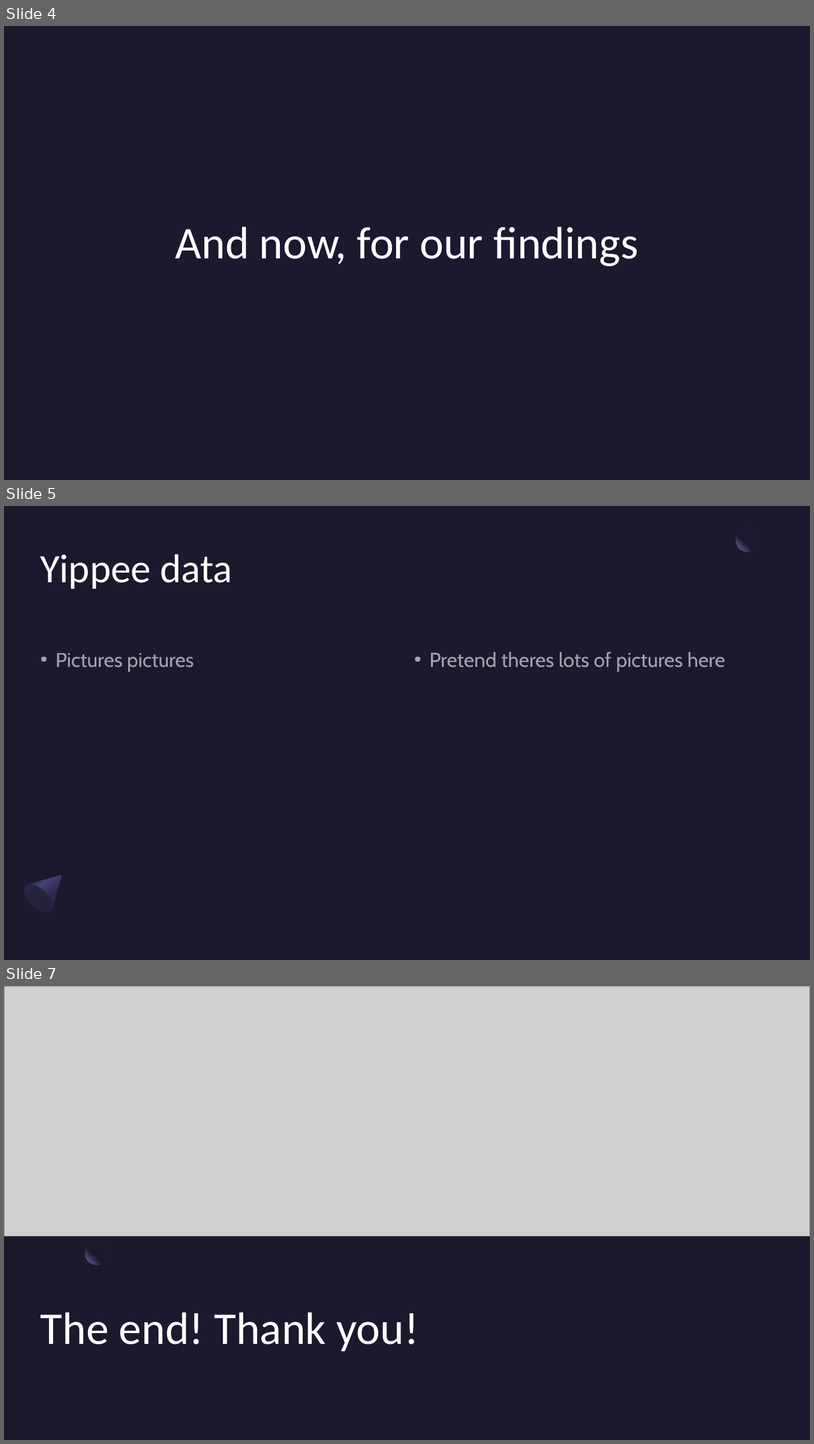
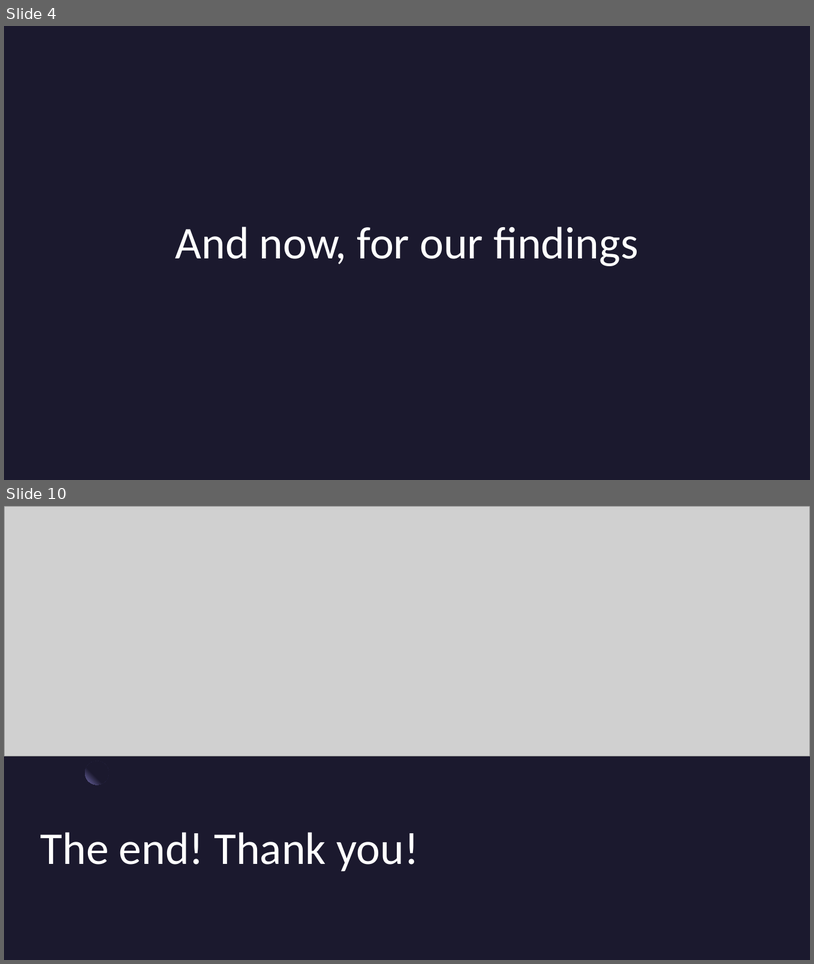
Before and after one commit to phoenixclaw03/STT_303_Final_Project, a slide deck: R Coding presentation.pptx. Shown one above the other, each under a label of ours: slides 4, 5 and 7 before the commit, slides 4 and 10 after it; the slides between them are not shown. The pictures are 814x1444 and 814x964 pixels, drawn with LibreOffice and Linux fonts; fonts in the diff are those of the drawing; grey boxes stand for pictures; background and template pictures are left out. Boxes give left, top, right and bottom in pixels: in the first picture for what was removed or moved away, otherwise in the second. Text is boxed around its words. In the diff, an @@ line names an element or a change of style, - is before the commit and + after.

```diff
--- a/R Coding presentation.pptx
+++ b/R Coding presentation.pptx
@@ slide 5 removed at [4, 506, 810, 960], background #1B192E @@
@@ ellipse removed at [737, 528, 760, 552] @@
@@ title removed at [41, 554, 233, 589] @@
-Yippee data
@@ text removed at [56, 653, 194, 672] @@
-• Pictures pictures
@@ text removed at [429, 652, 726, 672] @@
-• Pretend theres lots of pictures here
@@ freeform shape removed at [19, 862, 74, 917] @@
@@ ellipse removed at [20, 879, 57, 918] @@
@@ what was slide 7 is now slide 10 @@
```
Also in this commit, not shown: 2 slides changed, 4 slides added.
